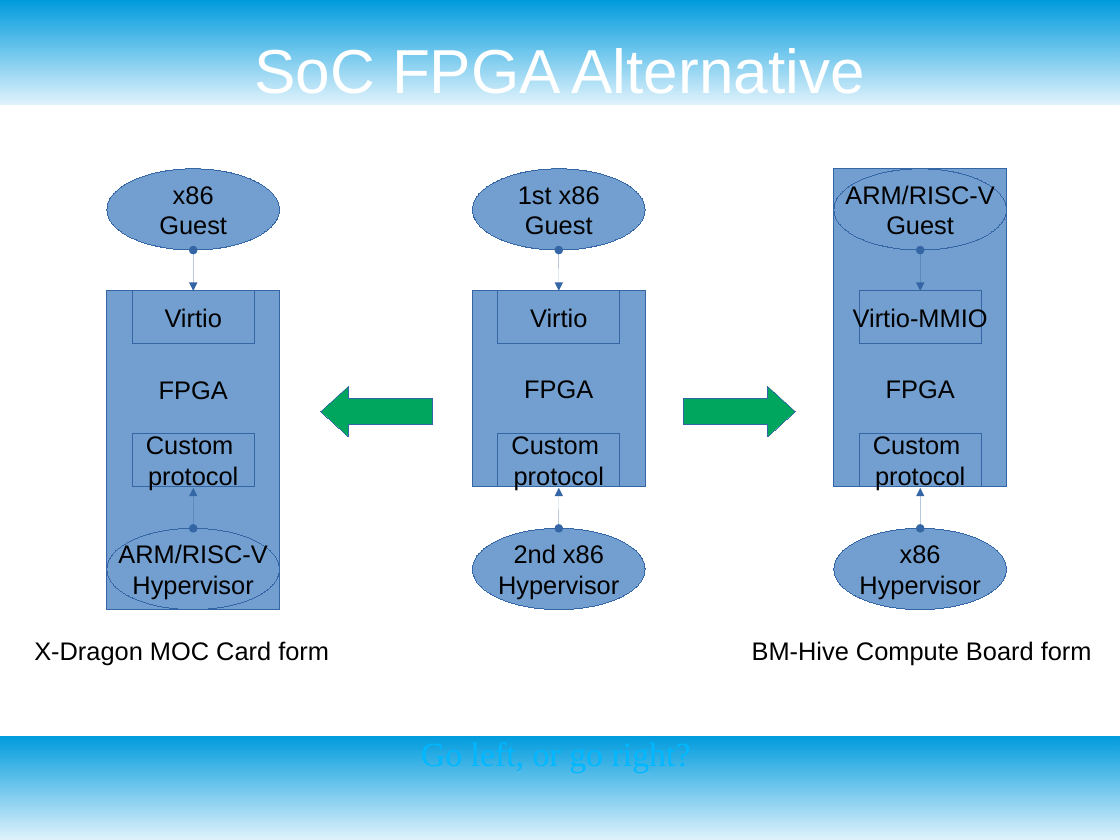
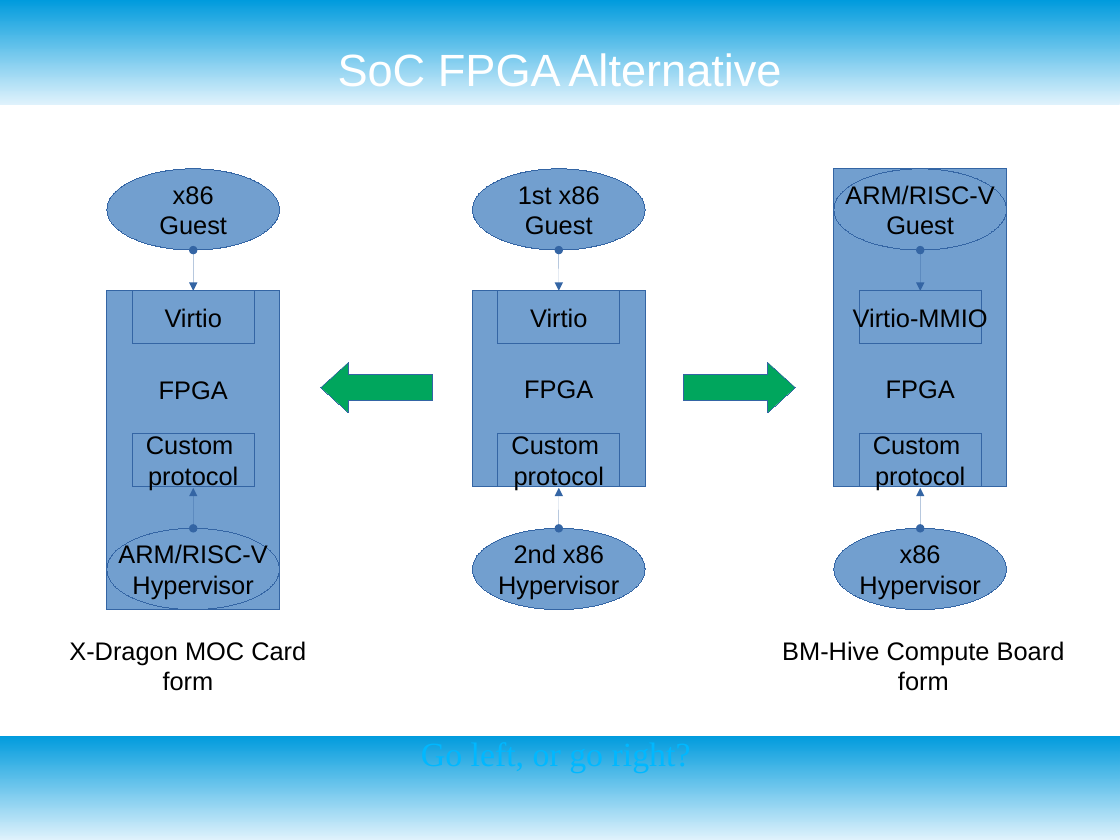
Before and after one commit to RSPwFPGAs/virtio-fpga-bridge, a slide deck: slide 5 of doc/virio-fpga-bridge.odp. Drawn at 1120x840 pixels with LibreOffice and Linux fonts; fonts in the diff are those of the drawing. Boxes give left, top, right and bottom in pixels: in the first picture for what was removed or moved away, otherwise in the second. Text is boxed around its words. In the diff, an @@ line names an element or a change of style, - is before the commit and + after.

```diff
--- a/doc/virio-fpga-bridge.odp
+++ b/doc/virio-fpga-bridge.odp
@@ title "SoC FPGA Alternative" at <box>338,51,781,87</box>: size 44 to 32 pt @@
@@ left arrow: place and size @@
-left arrow at <box>321,386,433,437</box>
+left arrow at <box>321,362,433,413</box>
@@ left arrow: place and size @@
-left arrow at <box>684,386,796,437</box>
+left arrow at <box>684,362,796,413</box>
@@ text "X-Dragon MOC Card form" at <box>69,641,306,691</box>: alignment left to centre @@
@@ text "X-Dragon MOC Card form": place and size @@
-text "X-Dragon MOC Card form" at <box>34,641,329,665</box>
+text "X-Dragon MOC Card form" at <box>69,641,306,691</box>
@@ text "BM-Hive Compute Board form" at <box>782,641,1065,691</box>: alignment left to centre @@
```
Also in this commit, not shown: 3 other slides changed, 1 slide added, 6 other files.
